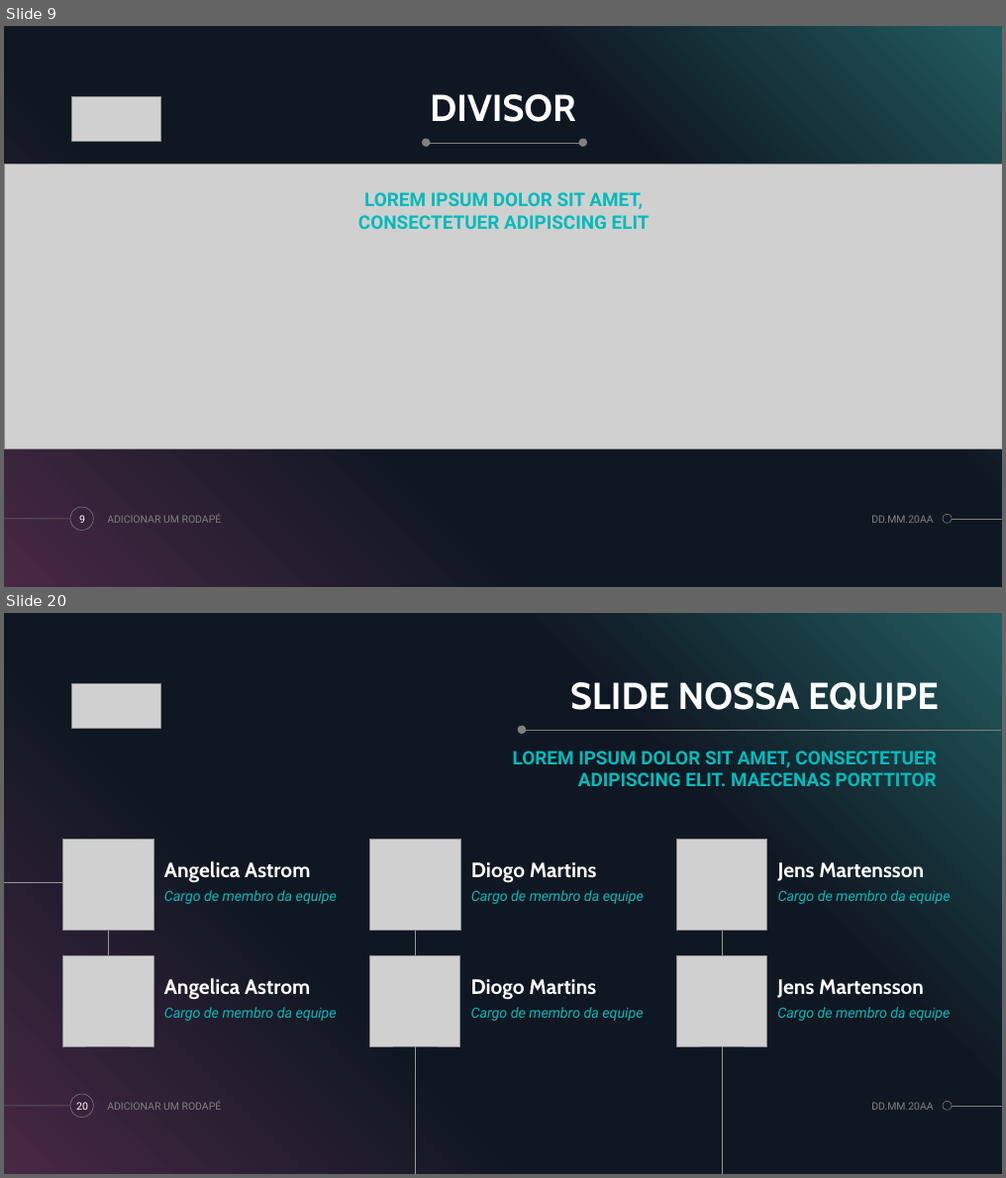
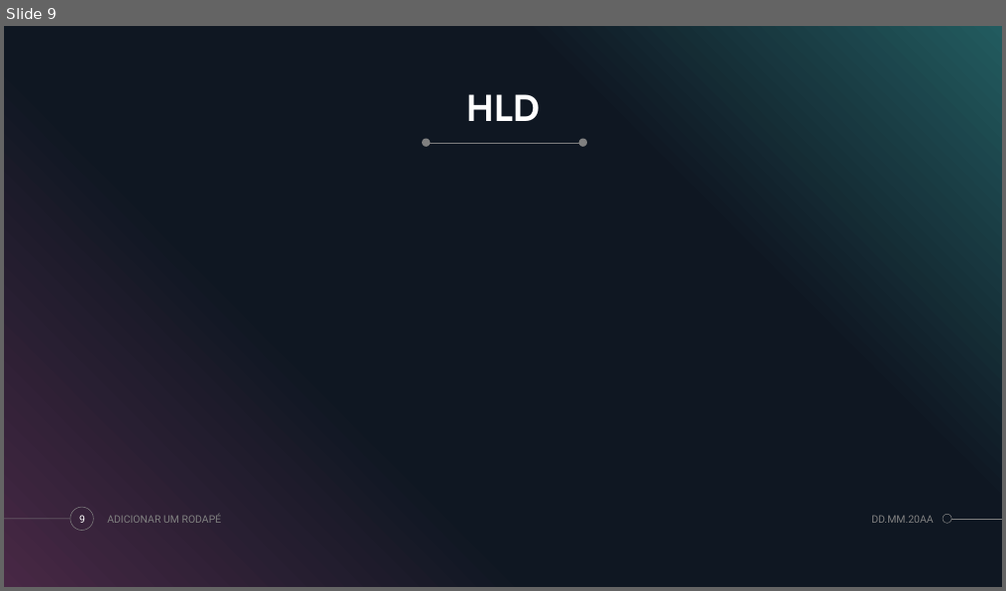
Before and after one commit to DanDan0608/Projeto-Individual, a slide deck: Apresentação-projeto-individual.pptx. Shown one above the other, each under a label of ours: slides 9 and 20 before the commit, slide 9 after it; the slides between them are not shown. The pictures are 1006x1178 and 1006x591 pixels, drawn with LibreOffice and Linux fonts; fonts in the diff are those of the drawing; grey boxes stand for pictures; background and template pictures are left out. Boxes give left, top, right and bottom in pixels: in the first picture for what was removed or moved away, otherwise in the second. Text is boxed around its words. In the diff, an @@ line names an element or a change of style, - is before the commit and + after.

```diff
--- a/Apresentação-projeto-individual.pptx
+++ b/Apresentação-projeto-individual.pptx
@@ slide 20 removed at (4, 613, 1002, 1174), background #000000; not listed: 5 template elements that a slide beside it also shows @@
@@ picture removed at (72, 683, 160, 728) @@
@@ title removed at (570, 682, 939, 710) @@
-SLIDE NOSSA EQUIPE
@@ ellipse removed at (518, 725, 527, 734) @@
@@ line removed from (1002, 730) to (522, 730) @@
@@ text removed at (513, 751, 937, 786) @@
-LOREM IPSUM DOLOR SIT AMET, CONSECTETUER ADIPISCING ELIT. MAECENAS PORTTITOR
@@ picture removed at (63, 839, 153, 930) @@
@@ picture removed at (370, 839, 460, 930) @@
@@ picture removed at (677, 839, 767, 930) @@
@@ text removed at (164, 861, 310, 883) @@
-Angelica Astrom
@@ text removed at (471, 862, 597, 883) @@
-Diogo Martins
@@ text removed at (778, 862, 924, 881) @@
-Jens Martensson
@@ line removed from (4, 882) to (63, 882) @@
@@ text removed at (164, 890, 337, 904) @@
-Cargo de membro da equipe
@@ text removed at (471, 890, 644, 904) @@
-Cargo de membro da equipe
@@ text removed at (778, 890, 949, 904) @@
-Cargo de membro da equipe
@@ line removed from (108, 956) to (108, 930) @@
@@ line removed from (416, 1174) to (416, 930) @@
@@ line removed from (722, 1174) to (722, 930) @@
@@ picture removed at (63, 956, 153, 1047) @@
@@ picture removed at (370, 956, 460, 1047) @@
@@ picture removed at (676, 956, 767, 1047) @@
@@ text removed at (164, 978, 310, 1000) @@
-Angelica Astrom
@@ text removed at (471, 979, 596, 1000) @@
-Diogo Martins
@@ text removed at (777, 979, 924, 998) @@
-Jens Martensson
@@ text removed at (164, 1007, 337, 1021) @@
-Cargo de membro da equipe
@@ text removed at (471, 1007, 643, 1021) @@
-Cargo de membro da equipe
@@ text removed at (777, 1007, 949, 1021) @@
-Cargo de membro da equipe
@@ page number removed at (76, 1102, 88, 1110) @@
-20
@@ text removed at (107, 1101, 222, 1110) @@
-ADICIONAR UM RODAPÉ
@@ text removed at (871, 1102, 933, 1110) @@
-DD.MM.20AA
@@ slide 9 changed as well @@
@@ picture removed at (72, 96, 160, 141) @@
@@ title at (466, 94, 540, 121): text changed @@
-DIVISOR
+HLD
@@ picture removed at (4, 164, 1002, 450) @@
@@ text removed at (358, 192, 649, 229) @@
-LOREM IPSUM DOLOR SIT AMET, CONSECTETUER ADIPISCING ELIT
```
Also in this commit, not shown: 3 other slides changed, 6 slides added, 19 other slides removed.
